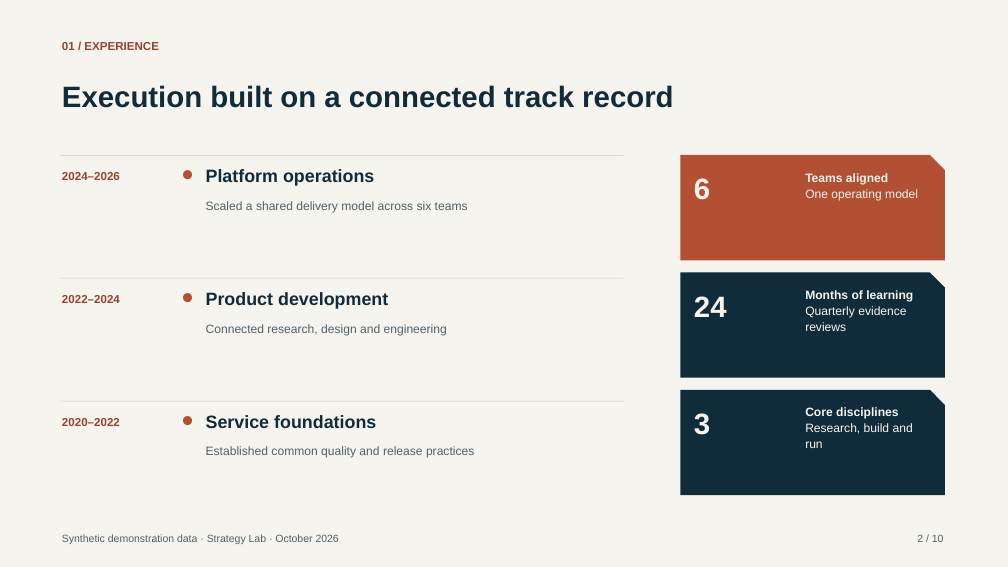
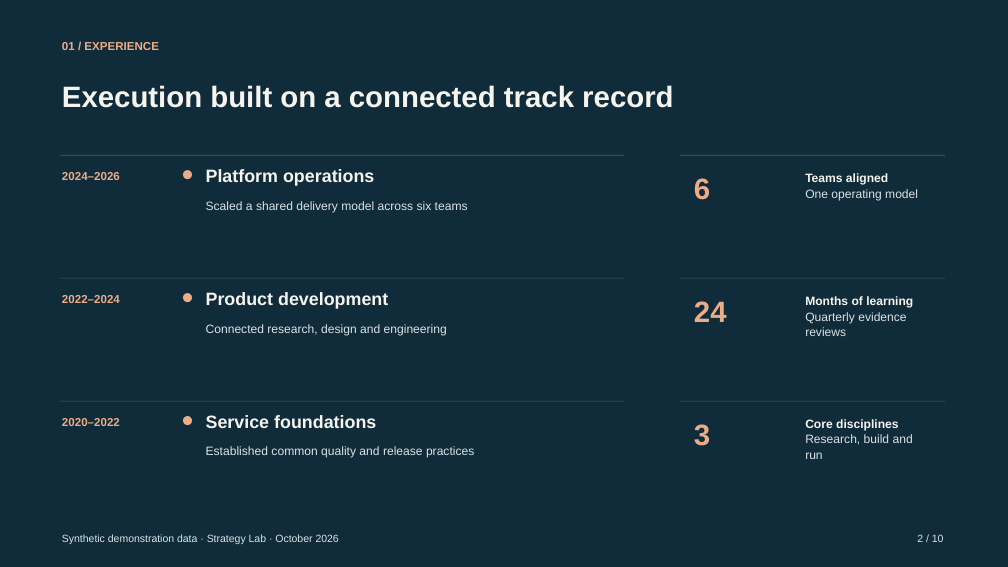
Before and after one commit to hustcer/pptx-nova, a slide deck: slide 2 of pptx-nova/assets/examples/deckkits/consulting-dark/deck.pptx. Drawn at 1008x567 pixels with LibreOffice and Linux fonts; fonts in the diff are those of the drawing. Boxes give left, top, right and bottom in pixels: in the first picture for what was removed or moved away, otherwise in the second. Text is boxed around its words. In the diff, an @@ line names an element or a change of style, - is before the commit and + after.

Commit message:
feat(pptx-nova): refine consulting-dark into a cohesive dark theme
- Apply navy canvases, warm-white typography and restrained copper/teal accents across all ten roles and twenty layouts.
- Replace repeated folded-corner panels with open evidence structures; fix output-group bounds and layering in both flow directions.
- Synchronize design tokens, chart capacity, schema projections, refurbishment aliases, catalog metadata and curated PPTX previews for version 2.1.0.
- Add regression coverage and record validation: 267 targeted tests, three benchmarks, 34 canonical page reviews, native clean-open and public audit passed.
- Preserve source text, native tables, chart data and the embedded workbook; document the unrelated existing just-list test failure in the full suite.

```diff
--- a/pptx-nova/assets/examples/deckkits/consulting-dark/deck.pptx
+++ b/pptx-nova/assets/examples/deckkits/consulting-dark/deck.pptx
@@ background #F6F4EE to #102B3A @@
@@ freeform shape removed at <box>681,155,945,260</box> @@
@@ rectangle added at <box>681,155,945,156</box>, fill #4A6270 @@
@@ text at <box>805,189,918,200</box>: text colour #F6F4EE to #D9E2E4 in "One operating model" @@
@@ freeform shape removed at <box>681,272,945,377</box> @@
@@ rectangle added at <box>681,278,945,279</box>, fill #4A6270 @@
@@ text at <box>805,312,906,336</box>: text colour #F6F4EE to #D9E2E4 in "Quarterly evidence reviews" @@
@@ text colour #98432C to #EBAD87 in 4 elements at <box>62,42,159,50</box>, <box>62,172,120,180</box>, <box>62,295,120,303</box>, <box>62,418,120,426</box> @@
@@ fill #C8CFCC to #4A6270 in 3 elements at <box>60,155,624,156</box>, <box>60,278,624,279</box>, <box>60,401,624,402</box> @@
@@ fill #B34F32 to #EBAD87 in 3 elements at <box>183,170,192,179</box>, <box>183,293,192,302</box>, <box>183,416,192,425</box> @@
@@ text colour #102B3A to #F6F4EE in 4 elements at <box>62,85,673,108</box>, <box>206,169,374,186</box>, <box>206,292,388,309</box>, <box>206,415,376,428</box> @@
@@ freeform shape removed at <box>681,390,945,495</box> @@
@@ rectangle added at <box>681,401,945,402</box>, fill #4A6270 @@
@@ text colour #F6F4EE to #EBAD87 in 3 elements at <box>694,178,710,200</box>, <box>694,301,727,322</box>, <box>694,424,710,446</box> @@
@@ text "3": place and size @@
-text "3" at <box>694,413,710,435</box>
+text "3" at <box>694,424,710,446</box>
@@ text "Core disciplines": place and size @@
-text "Core disciplines" at <box>805,407,913,448</box>
+text "Core disciplines" at <box>805,419,913,459</box>
@@ text at <box>805,434,913,459</box>: text colour #F6F4EE to #D9E2E4 in "Research, build and run" @@
@@ text colour #52626A to #D9E2E4 in 5 elements at <box>206,201,468,212</box>, <box>206,324,447,335</box>, <box>206,446,474,458</box>, <box>62,534,339,544</box>, <box>917,534,944,542</box> @@
```
Also in this commit, not shown: 9 other slides changed, 24 other files.
